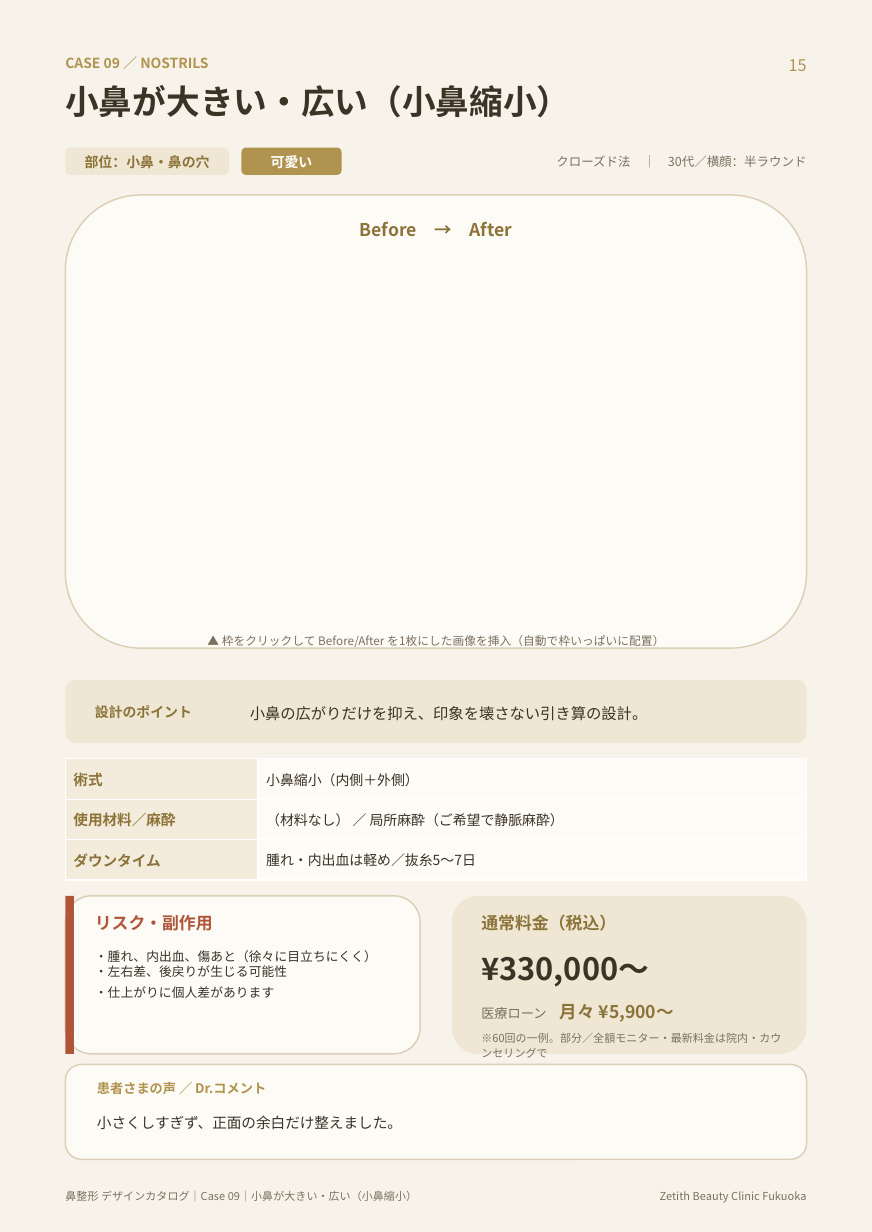
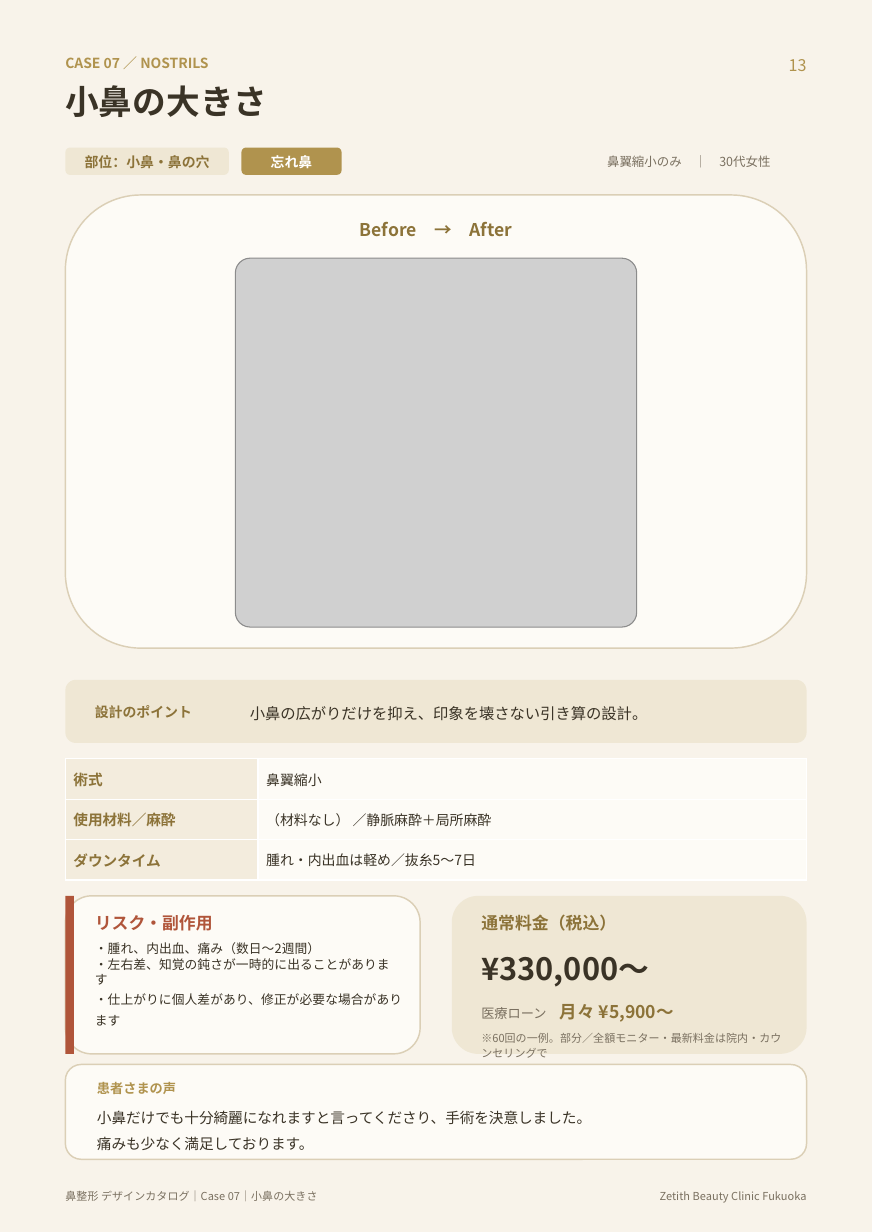
Before and after one commit to hidekkobonba/nosejob, a slide deck: slide 14 of 鼻整形_デザインカタログ.pptx (slide 16 before the commit). Drawn at 872x1232 pixels with LibreOffice and Linux fonts; fonts in the diff are those of the drawing; grey boxes stand for pictures. Boxes give left, top, right and bottom in pixels: in the first picture for what was removed or moved away, otherwise in the second. Text is boxed around its words. In the diff, an @@ line names an element or a change of style, - is before the commit and + after.

```diff
--- a/鼻整形_デザインカタログ.pptx
+++ b/鼻整形_デザインカタログ.pptx
@@ text at (65,57,208,68): text changed @@
-CASE 09 ／ NOSTRILS
+CASE 07 ／ NOSTRILS
@@ text at (789,59,807,71): text changed @@
-15
+13
@@ text at (65,85,267,117): text changed @@
-小鼻が大きい・広い（小鼻縮小）
+小鼻の大きさ
@@ text at (271,155,313,169): text changed @@
-可愛い
+忘れ鼻
@@ text removed at (556,155,807,167) @@
-クローズド法 ｜ 30代／横顔：半ラウンド
@@ text added at (607,155,770,167), 8.5 pt, text #7A7060 @@
+鼻翼縮小のみ ｜ 30代女性
@@ picture added at (235,258,637,627) @@
@@ text removed at (222,635,664,649) @@
-▲ 枠をクリックして Before/After を1枚にした画像を挿入（自動で枠いっぱいに配置）
@@ table at (65,759,807,880) @@
-row 1, column 2: 小鼻縮小（内側＋外側）
+row 1, column 2: 鼻翼縮小
-row 2, column 2: （材料なし） ／ 局所麻酔（ご希望で静脈麻酔）
+row 2, column 2: （材料なし） ／静脈麻酔＋局所麻酔
@@ text at (95,942,402,1026): text changed @@
-・腫れ、内出血、傷あと（徐々に目立ちにくく）
-・左右差、後戻りが生じる可能性
-・仕上がりに個人差があります
+・腫れ、内出血、痛み（数日〜2週間）
+・左右差、知覚の鈍さが一時的に出ることがあります
+・仕上がりに個人差があり、修正が必要な場合があります
@@ text at (97,1082,176,1094): text changed @@
-患者さまの声 ／ Dr.コメント
+患者さまの声
@@ text at (97,1110,591,1150): text changed @@
-小さくしすぎず、正面の余白だけ整えました。
+小鼻だけでも十分綺麗になれますと言ってくださり、手術を決意しました。
+痛みも少なく満足しております。
@@ text at (65,1190,318,1201): text changed @@
-鼻整形 デザインカタログ｜Case 09｜小鼻が大きい・広い（小鼻縮小）
+鼻整形 デザインカタログ｜Case 07｜小鼻の大きさ
```
Also in this commit, not shown: 27 other slides changed, 2 slides removed.
